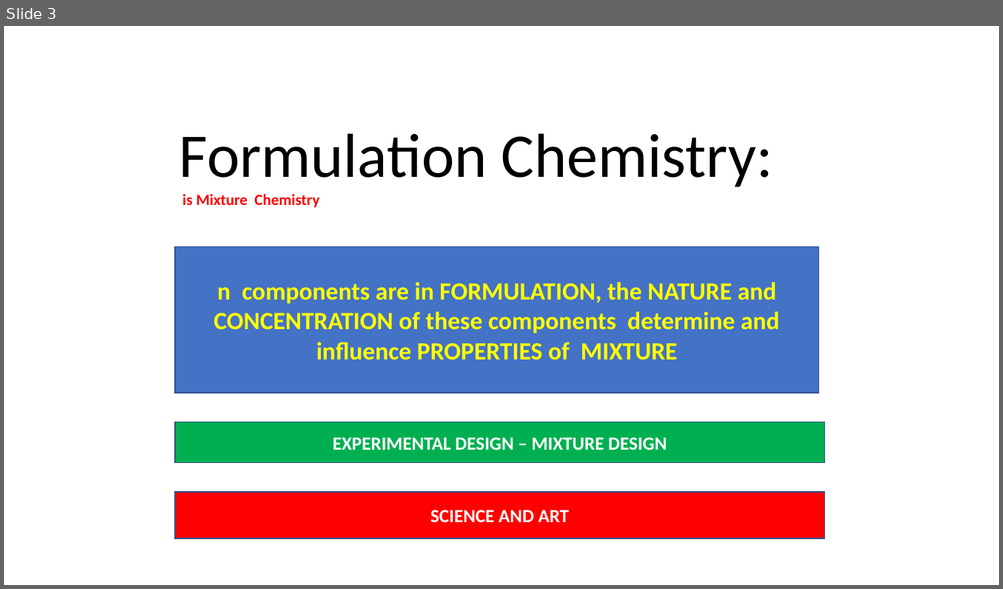
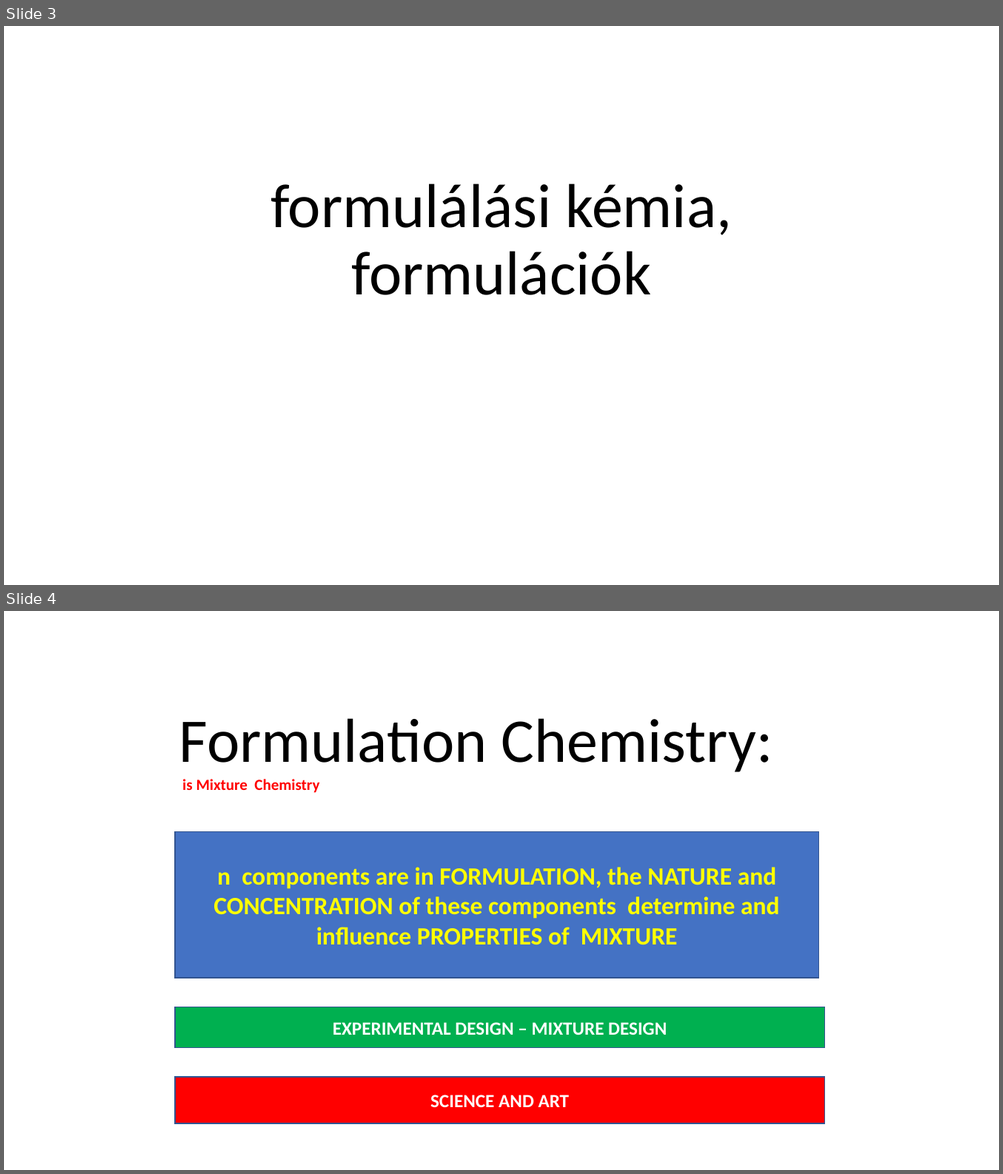
Before and after one commit to LilianaBohus/chemistry-presenations, a slide deck: formulations-and-surfactants.pptx. Shown one above the other, each under a label of ours: slide 3 before the commit, slides 3 and 4 after it. The pictures are 1003x589 and 1003x1174 pixels, drawn with LibreOffice and Linux fonts; fonts in the diff are those of the drawing. Boxes give left, top, right and bottom in pixels: in the first picture for what was removed or moved away, otherwise in the second. Text is boxed around its words. In the diff, an @@ line names an element or a change of style, - is before the commit and + after.

```diff
--- a/formulations-and-surfactants.pptx
+++ b/formulations-and-surfactants.pptx
@@ slide 3 added at <box>4,26,999,585</box>, background #FFFFFF @@
@@ title added at <box>270,184,732,295</box>, 60 pt, text #000000 @@
+formulálási kémia, formulációk
@@ what was slide 3 is now slide 4 @@
```
Also in this commit, not shown: 4 slides changed, 3 other slides added, 3 slides removed.
